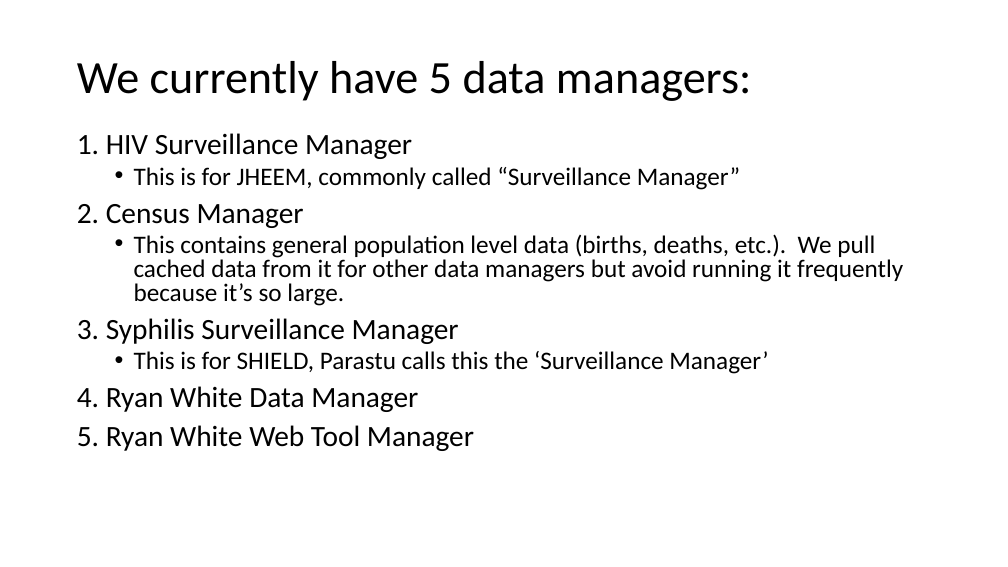
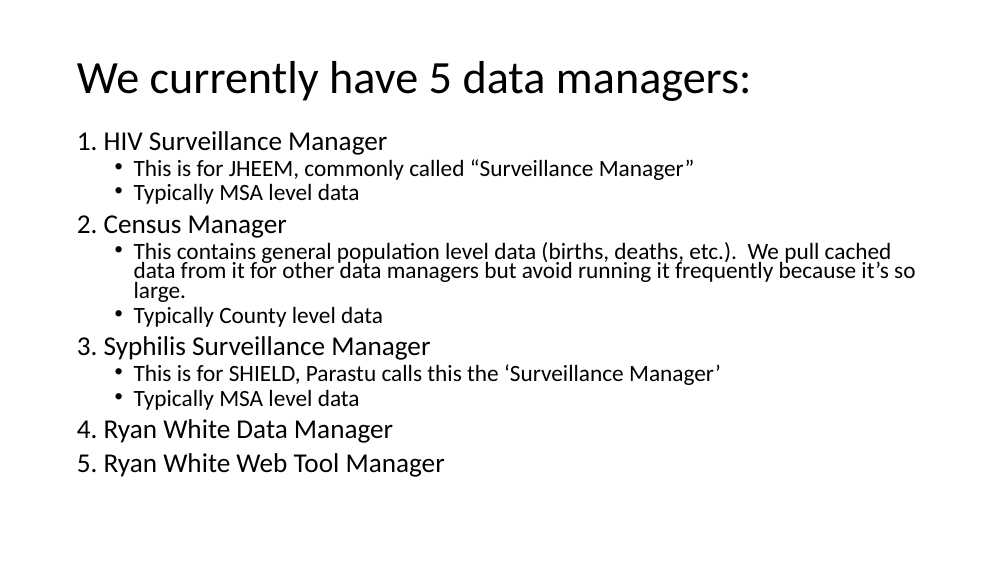
Before and after one commit to tfojo1/jheem_analyses, a slide deck: slide 2 of documentation/Data Manager/Data Manager Overview.pptx. Drawn at 1008x567 pixels with LibreOffice and Linux fonts; fonts in the diff are those of the drawing. Boxes give left, top, right and bottom in pixels: in the first picture for what was removed or moved away, otherwise in the second. Text is boxed around its words. In the diff, an @@ line names an element or a change of style, - is before the commit and + after.

```diff
--- a/documentation/Data Manager/Data Manager Overview.pptx
+++ b/documentation/Data Manager/Data Manager Overview.pptx
@@ text at [77, 131, 915, 477]: size 28 to 25.9 pt in "1. HIV Surveillance Manager", "2. Census Manager", "3. Syphilis Surveillance Manager", "4. Ryan White Data Manager" and 1 more places; size 24 to 22.2 pt in "This is for JHEEM, commonly called “Surveillance ...", "This contains general population level data (births, ...", "This is for SHIELD, Parastu calls this ..."; line spacing 0.8 to 0.7 @@
@@ text at [134, 183, 360, 204]: paragraph added @@
+  • Typically MSA level data
@@ text at [134, 306, 383, 327]: paragraph added @@
+  • Typically County level data
@@ text at [134, 389, 360, 410]: paragraph added @@
+  • Typically MSA level data
```
Also in this commit, not shown: 2 other files.
